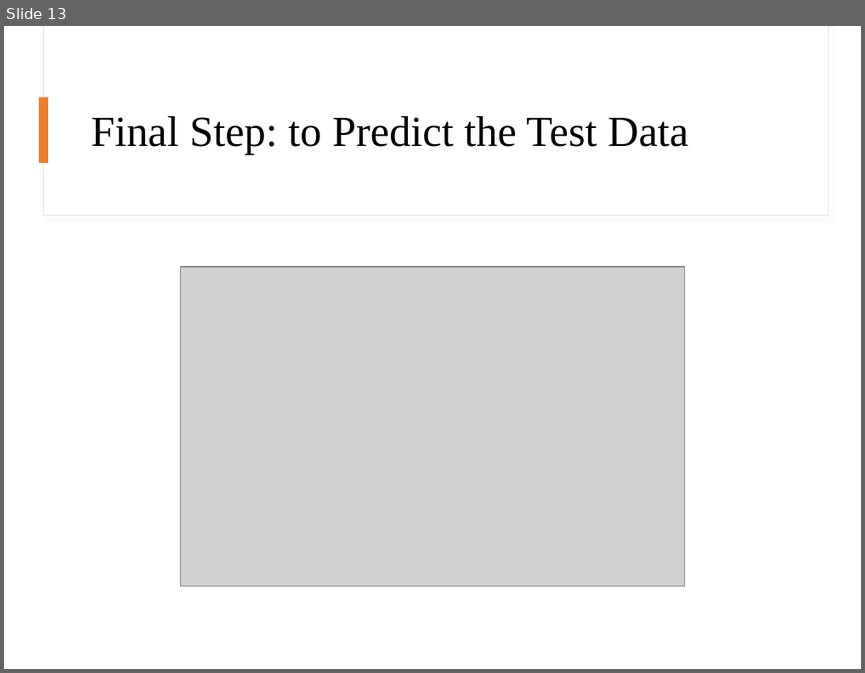
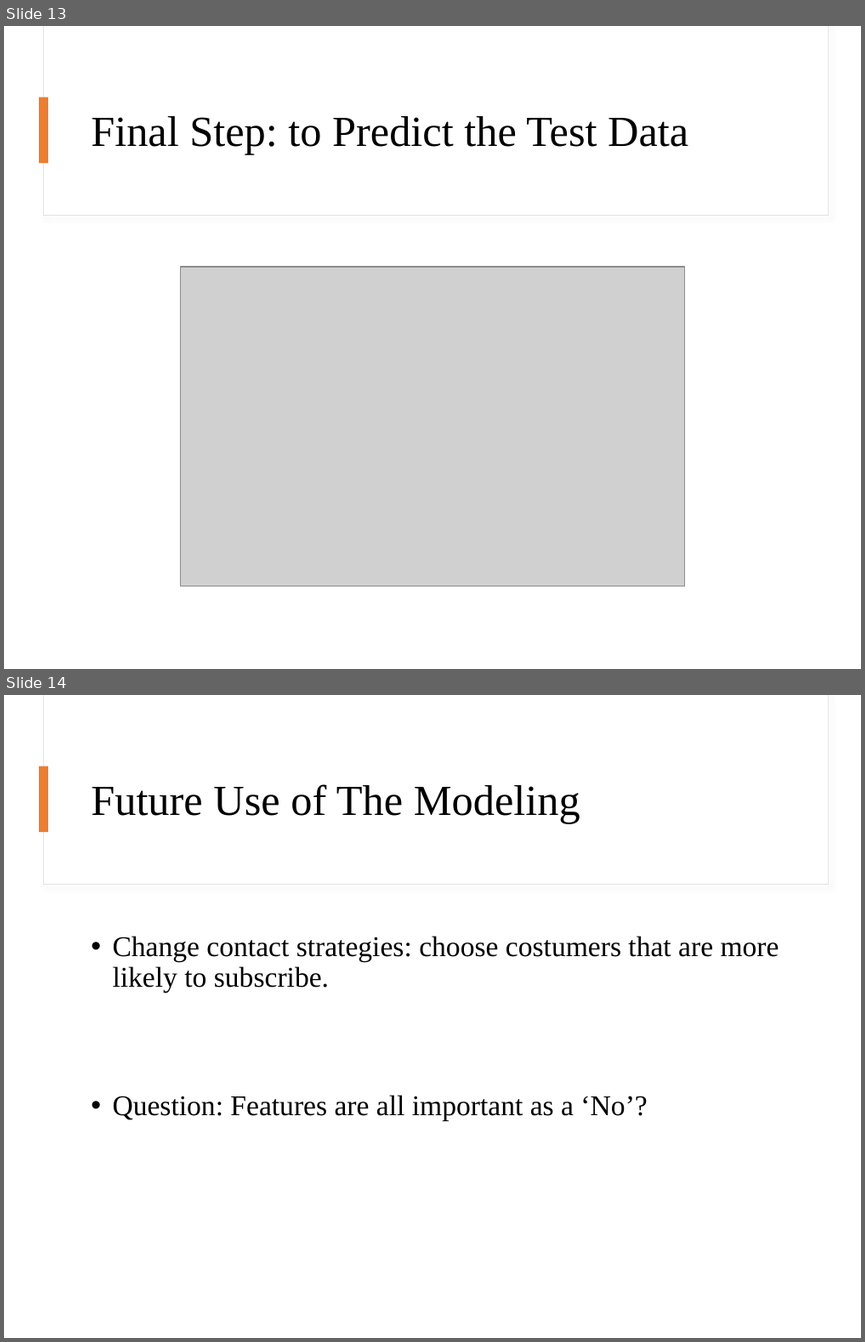
Before and after one commit to mengyanl/DirectMarketing, a slide deck: DirectMarket.pptx. Shown one above the other, each under a label of ours: slide 13 before the commit, slides 13 and 14 after it. The pictures are 865x673 and 865x1342 pixels, drawn with LibreOffice and Linux fonts; fonts in the diff are those of the drawing; grey boxes stand for pictures. Boxes give left, top, right and bottom in pixels: in the first picture for what was removed or moved away, otherwise in the second. Text is boxed around its words. In the diff, an @@ line names an element or a change of style, - is before the commit and + after.

```diff
--- a/DirectMarket.pptx
+++ b/DirectMarket.pptx
@@ slide 14 added at <box>4,695,861,1338</box>, background #FFFFFF @@
@@ rectangle added at <box>43,695,828,885</box>, fill #FFFFFF, outline #E1E1E1 0.75 pt @@
@@ rectangle added at <box>44,695,828,884</box>, fill #FFFFFF @@
@@ rectangle added at <box>39,766,47,832</box>, fill #ED7D31 @@
@@ title added at <box>91,784,580,824</box>, 36 pt, text #000000 @@
+Future Use of The Modeling
@@ text added at <box>113,936,779,1121</box>, 24 pt, text #000000 @@
+• Change contact strategies: choose costumers that are more likely to subscribe.
+• Question: Features are all important as a ‘No’?
```
Also in this commit, not shown: 2 slides changed.
